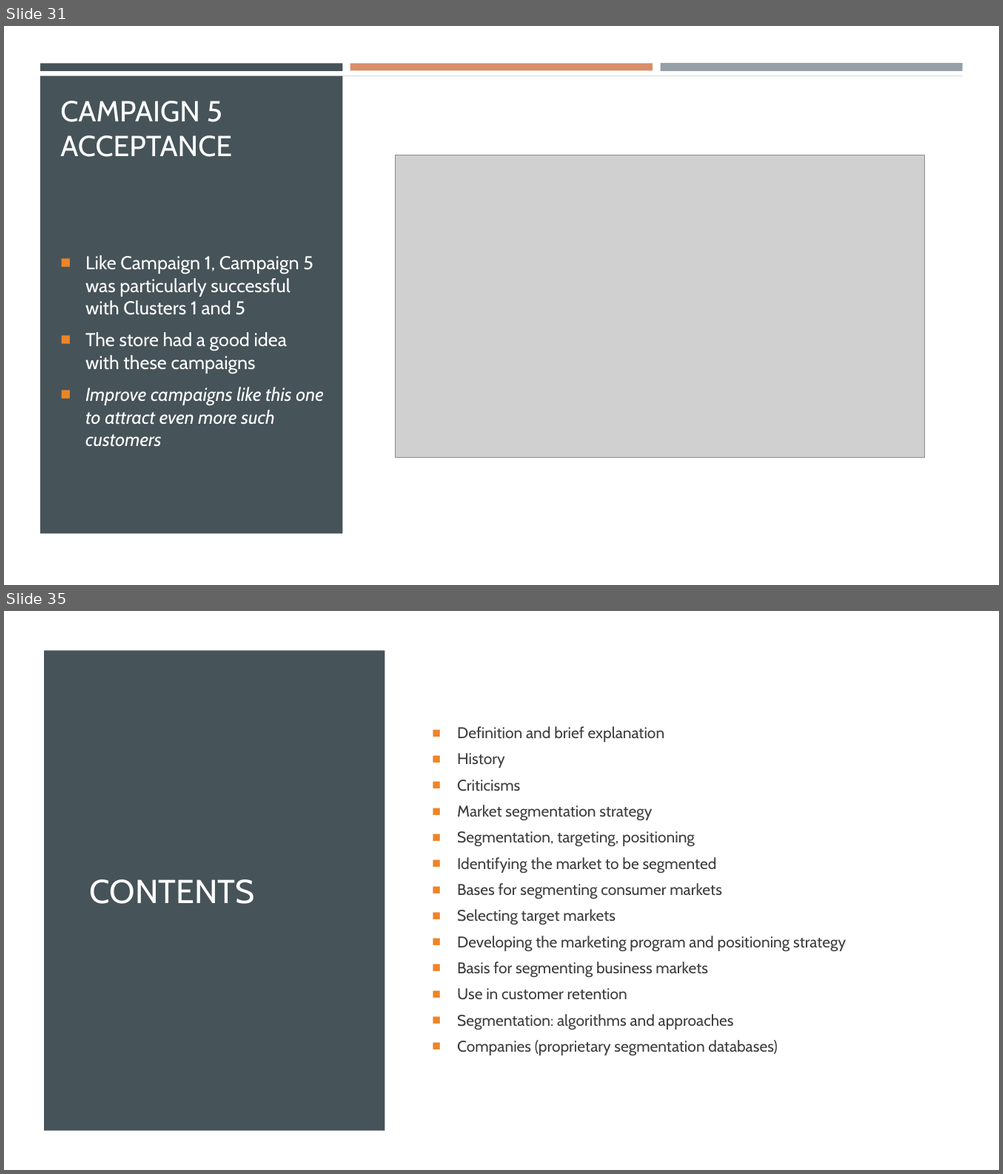
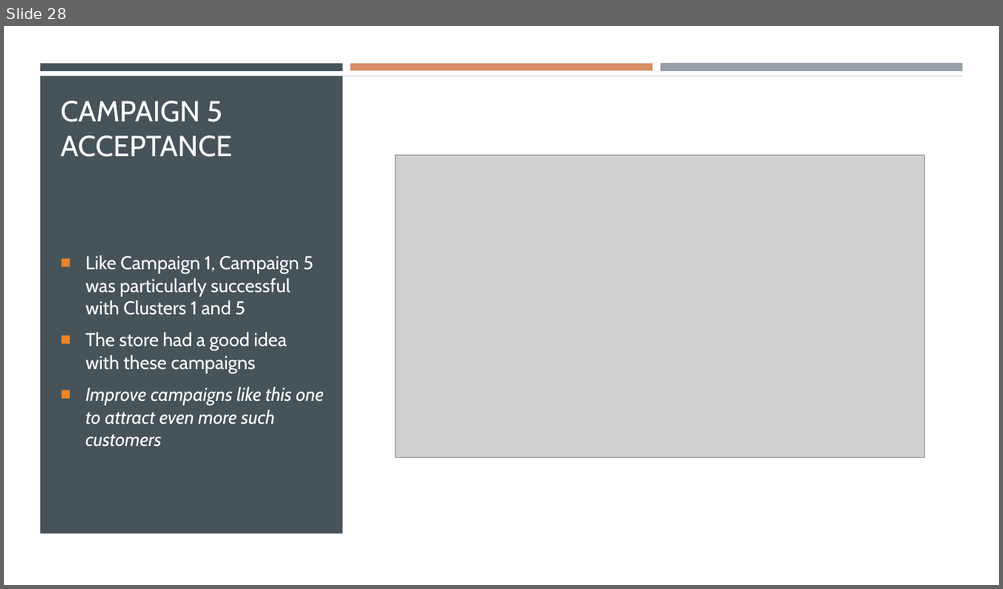
Before and after one commit to dapopov-st/store-customer-segmentation, a slide deck: Customer-Segmentation-Presentation.pptx. Shown one above the other, each under a label of ours: slides 31 and 35 before the commit, slide 28 after it; the slides between them are not shown. The pictures are 1003x1174 and 1003x589 pixels, drawn with LibreOffice and Linux fonts; fonts in the diff are those of the drawing; grey boxes stand for pictures. Boxes give left, top, right and bottom in pixels: in the first picture for what was removed or moved away, otherwise in the second. Text is boxed around its words. In the diff, an @@ line names an element or a change of style, - is before the commit and + after.

```diff
--- a/Customer-Segmentation-Presentation.pptx
+++ b/Customer-Segmentation-Presentation.pptx
@@ slide 35 removed at bbox=[4, 611, 999, 1170], background #FFFFFF @@
@@ rectangle removed at bbox=[4, 611, 999, 1170] @@
@@ rectangle removed at bbox=[44, 650, 385, 1131] @@
@@ text removed at bbox=[457, 726, 845, 1056] @@
-■ Definition and brief explanation
-■ History
-■ Criticisms
-■ Market segmentation strategy
-■ Segmentation, targeting, positioning
-■ Identifying the market to be segmented
-■ Bases for segmenting consumer markets
-■ Selecting target markets
-■ Developing the marketing program and positioning strategy
-■ Basis for segmenting business markets
-■ Use in customer retention
-■ Segmentation: algorithms and approaches
-■ Companies (proprietary segmentation databases)
@@ title removed at bbox=[90, 880, 255, 904] @@
-CONTENTS
@@ what was slide 31 is now slide 28 @@
```
Also in this commit, not shown: 5 slides changed, 2 slides added, 18 other slides removed, 2 other files.
